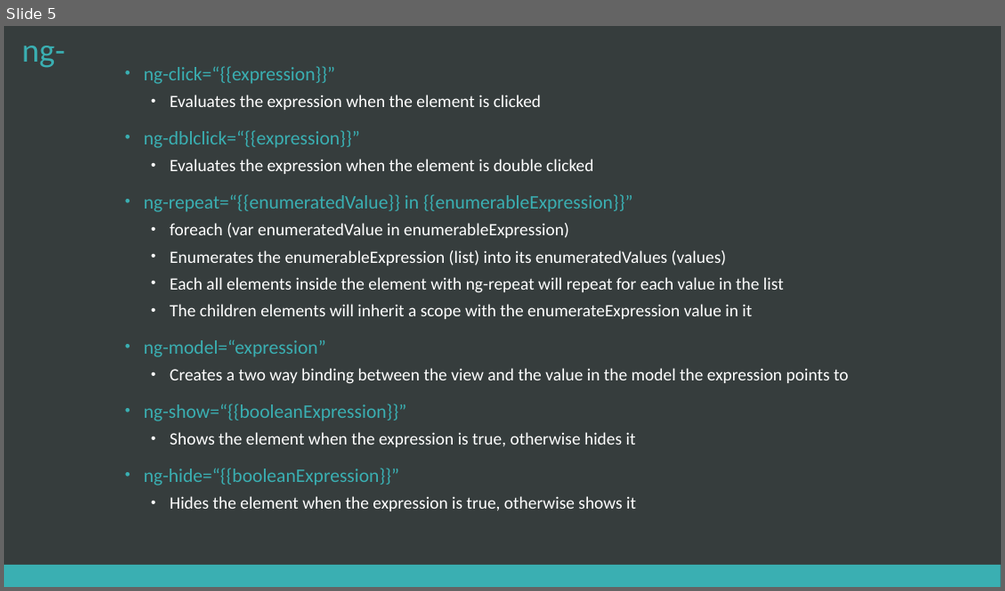
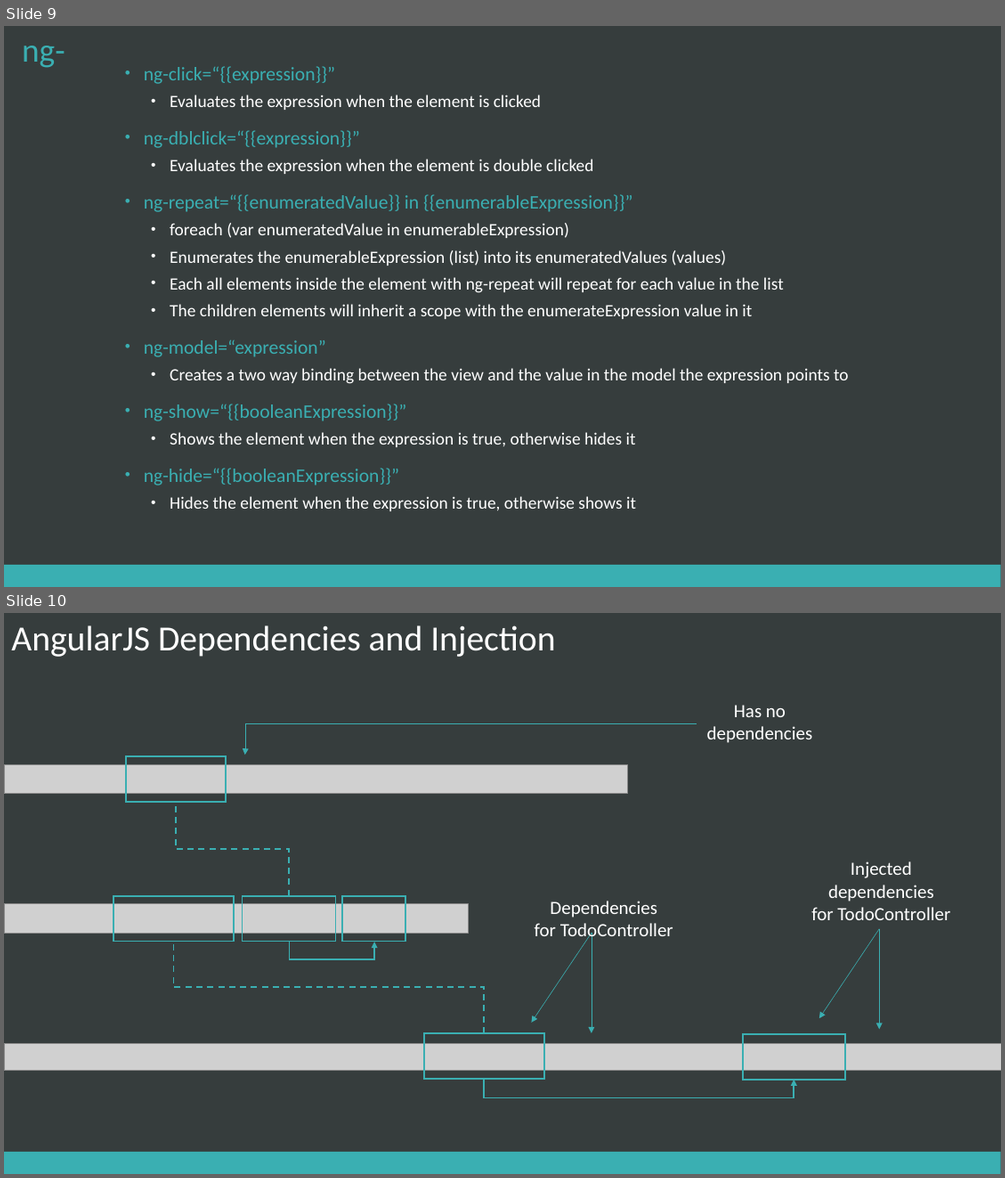
Before and after one commit to chcaru/workshop, a slide deck: workshop2/presentation.pptx. Shown one above the other, each under a label of ours: slide 5 before the commit, slides 9 and 10 after it. The pictures are 1005x591 and 1005x1178 pixels, drawn with LibreOffice and Linux fonts; fonts in the diff are those of the drawing; grey boxes stand for pictures. Boxes give left, top, right and bottom in pixels: in the first picture for what was removed or moved away, otherwise in the second. Text is boxed around its words. In the diff, an @@ line names an element or a change of style, - is before the commit and + after.

```diff
--- a/workshop2/presentation.pptx
+++ b/workshop2/presentation.pptx
@@ slide 10 added at <box>4,613,1001,1174</box>, background #363D3D; not listed: 1 template element that a slide beside it also shows @@
@@ title added at <box>11,625,555,657</box>, 34 pt, text #FFFFFF @@
+AngularJS Dependencies and Injection
@@ text added at <box>707,705,813,743</box>, 18 pt, text #FFFFFF @@
+Has no dependencies
@@ elbow arrow added from (696, 723) to (245, 755), #3AAFB2 0.5 pt @@
@@ picture added at <box>4,765,628,794</box> @@
@@ rectangle added at <box>126,756,226,803</box>, outline #3AAFB2 1.5 pt @@
@@ elbow line added from (289, 896) to (176, 803), #3AAFB2 1.5 pt dashed @@
@@ text added at <box>811,861,950,920</box>, 18 pt, text #FFFFFF @@
+Injected
+dependencies
+for TodoController
@@ picture added at <box>4,904,469,933</box> @@
@@ rectangle added at <box>114,896,235,941</box>, outline #3AAFB2 1.5 pt @@
@@ rectangle added at <box>242,896,335,941</box>, outline #3AAFB2 1.5 pt @@
@@ rectangle added at <box>343,896,405,941</box>, outline #3AAFB2 1.5 pt @@
@@ text added at <box>534,900,673,941</box>, 18 pt, text #FFFFFF @@
+Dependencies
+for TodoController
@@ arrow added from (880, 929) to (819, 1018), #3AAFB2 0.5 pt @@
@@ arrow added from (880, 929) to (880, 1029), #3AAFB2 0.5 pt @@
@@ elbow line added from (484, 1033) to (174, 941), #3AAFB2 1.5 pt dashed @@
@@ elbow arrow added from (290, 941) to (374, 941), #3AAFB2 1.5 pt @@
@@ arrow added from (591, 933) to (531, 1022), #3AAFB2 0.5 pt @@
@@ arrow added from (591, 933) to (591, 1033), #3AAFB2 0.5 pt @@
@@ rectangle added at <box>424,1033,544,1078</box>, outline #3AAFB2 1.5 pt @@
@@ rectangle added at <box>743,1034,845,1079</box>, outline #3AAFB2 1.5 pt @@
@@ picture added at <box>4,1043,1001,1070</box> @@
@@ elbow arrow added from (484, 1078) to (793, 1079), #3AAFB2 1.5 pt @@
@@ what was slide 5 is now slide 9 @@
```
Also in this commit, not shown: 4 slides changed, 9 other slides added, 6 other files.
